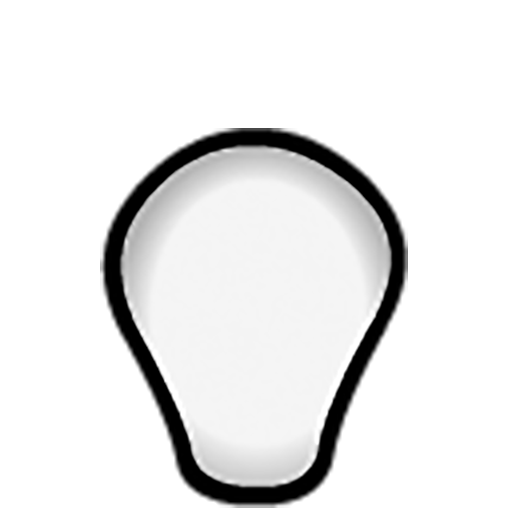
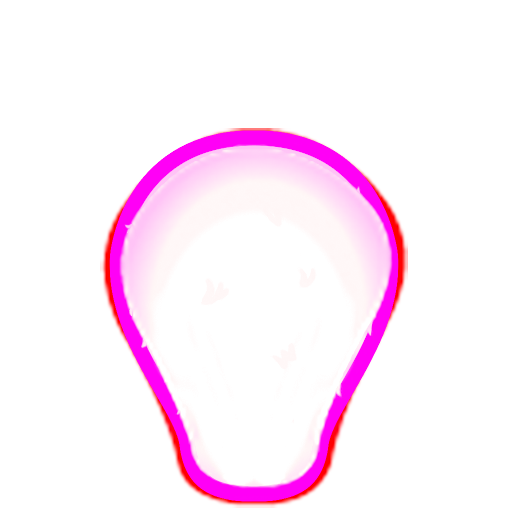
Before/after of a 512x512 layered artwork. What changed in the layer stack:
added group "base coat" with 2 layers above "white bg" over (x1=100, y1=128, x2=408, y2=508)
added layer "Tufts_Hulk_north" (lighten) in group "base coat" over (x1=100, y1=130, x2=399, y2=502)
moved "Naked_Hulk_north" into group "base coat", painted on it over (x1=100, y1=128, x2=408, y2=508)
hid "white bg" over (x1=100, y1=128, x2=408, y2=508)